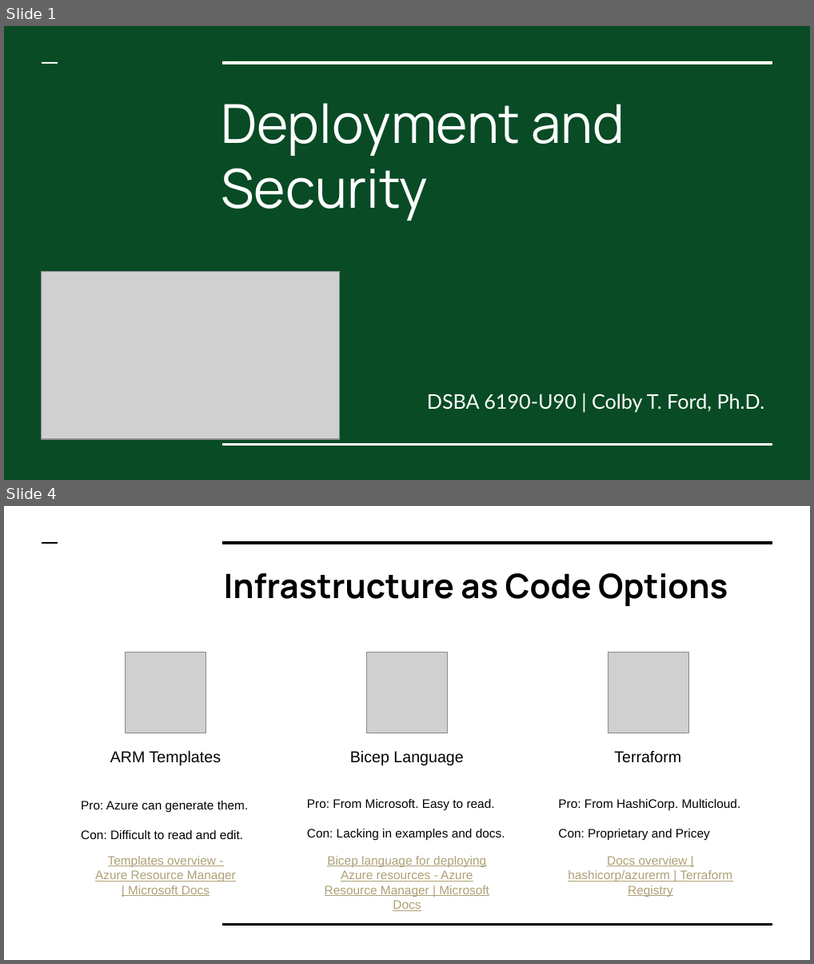
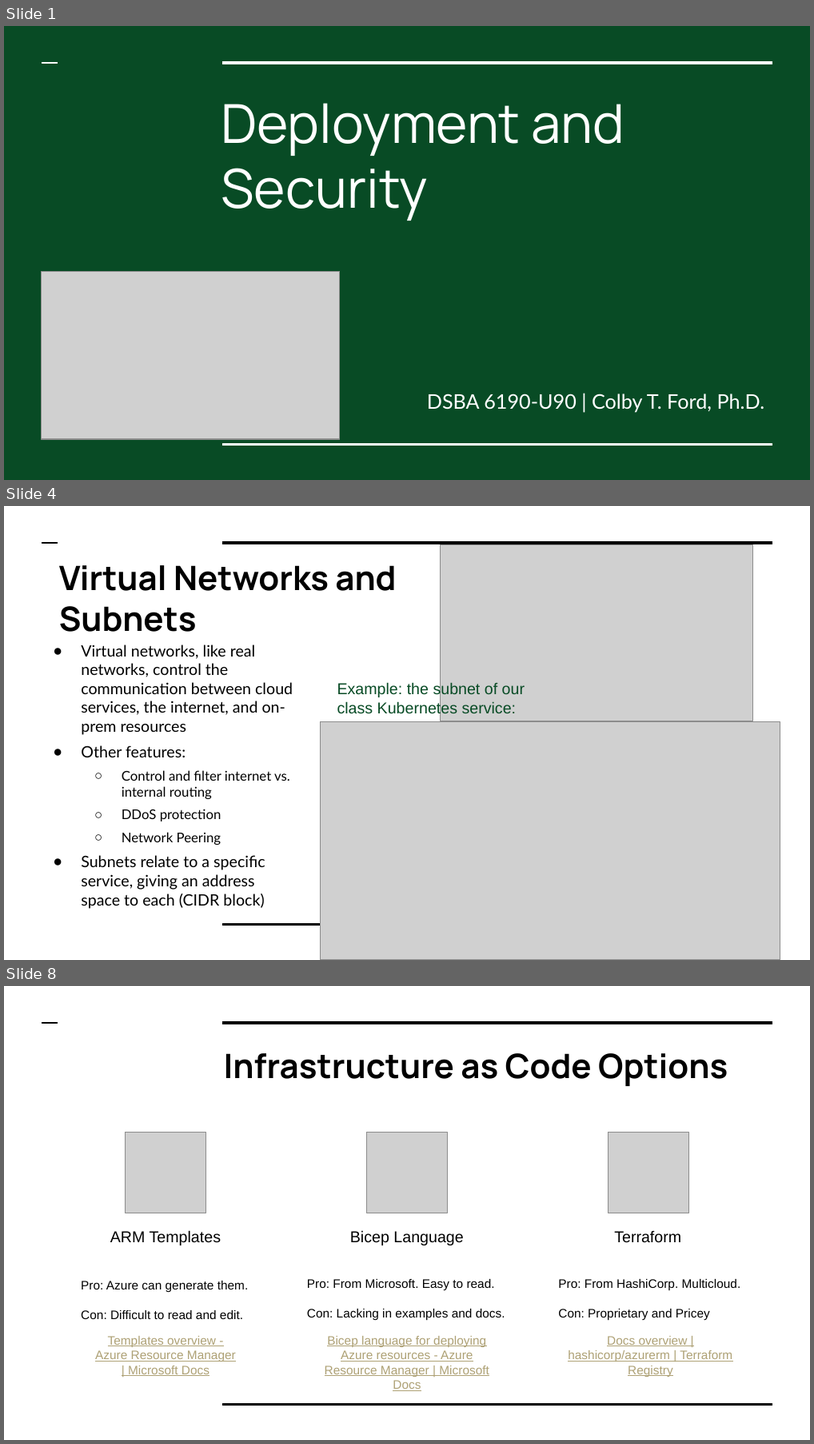
Before and after one commit to colbyford/DSBA6190-CloudComputing, a slide deck: 6 - Deployment and Security/Deployment.pptx. Shown one above the other, each under a label of ours: slides 1 and 4 before the commit, slides 1, 4 and 8 after it; the slides between them are not shown. The pictures are 814x964 and 814x1444 pixels, drawn with LibreOffice and Linux fonts; fonts in the diff are those of the drawing; grey boxes stand for pictures. Boxes give left, top, right and bottom in pixels: in the first picture for what was removed or moved away, otherwise in the second. Text is boxed around its words. In the diff, an @@ line names an element or a change of style, - is before the commit and + after.

```diff
--- a/6 - Deployment and Security/Deployment.pptx
+++ b/6 - Deployment and Security/Deployment.pptx
@@ slide 4 added at [4,506,810,960], background #FFFFFF; not listed: 3 template elements that a slide beside it also shows @@
@@ picture added at [440,544,753,721] @@
@@ title added at [59,565,396,632], 30 pt, text #000000, bold @@
+Virtual Networks and Subnets
@@ text added at [81,644,293,908], 14 pt, text #000000 @@
+● Virtual networks, like real networks, control the communication between cloud services, the internet, and on-prem resources
+● Other features:
+  ○ Control and filter internet vs. internal routing
+  ○ DDoS protection
+  ○ Network Peering
+● Subnets relate to a specific service, giving an address space to each (CIDR block)
@@ text added at [338,682,525,717], 14 pt, text #084B25 @@
+Example: the subnet of our class Kubernetes service:
@@ picture added at [320,721,781,960] @@
@@ what was slide 4 is now slide 8 @@
```
Also in this commit, not shown: 2 slides changed, 3 other slides added.
